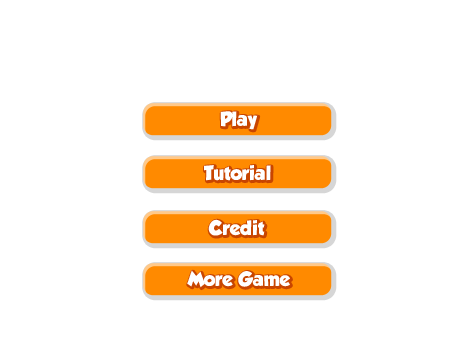
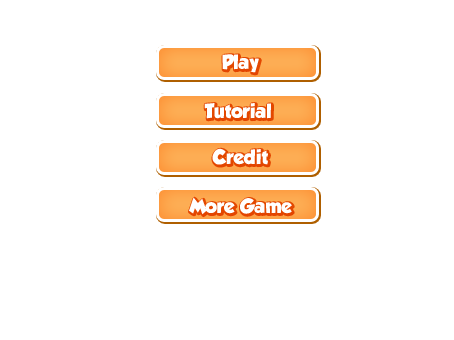
Comparing the layer stacks of the two 454x340 images. Changes:
removed layer "组 1" over (x1=142, y1=155, x2=337, y2=194)
removed layer "组 2" over (x1=142, y1=102, x2=337, y2=141)
removed layer "组 3" over (x1=142, y1=262, x2=337, y2=301)
removed layer "组 4" over (x1=142, y1=210, x2=337, y2=249)
added group "moregame" with 2 layers above "credit" over (x1=159, y1=190, x2=316, y2=219)
added layer "More Game" in group "moregame" over (x1=189, y1=197, x2=292, y2=215)
added layer "形状 1" (1st of 4, in "moregame") in group "moregame" over (x1=159, y1=190, x2=316, y2=219)
added group "credit" with 2 layers above "tutorial" over (x1=159, y1=143, x2=316, y2=172)
added layer "Credit" in group "credit" over (x1=212, y1=148, x2=268, y2=165)
added layer "形状 1" (2nd of 4, in "credit") in group "credit" over (x1=159, y1=143, x2=316, y2=172)
added group "tutorial" with 2 layers above "play" over (x1=159, y1=96, x2=316, y2=125)
added layer "Tutorial" in group "tutorial" over (x1=204, y1=103, x2=271, y2=119)
added layer "形状 1" (3rd of 4, in "tutorial") in group "tutorial" over (x1=159, y1=96, x2=316, y2=125)
added group "play" with 2 layers above "背景" over (x1=159, y1=48, x2=316, y2=77)
added layer "Play" in group "play" over (x1=222, y1=54, x2=259, y2=73)
added layer "形状 1" (4th of 4, in "play") in group "play" over (x1=159, y1=48, x2=316, y2=77)
hid "背景" over (x1=142, y1=45, x2=337, y2=301)
